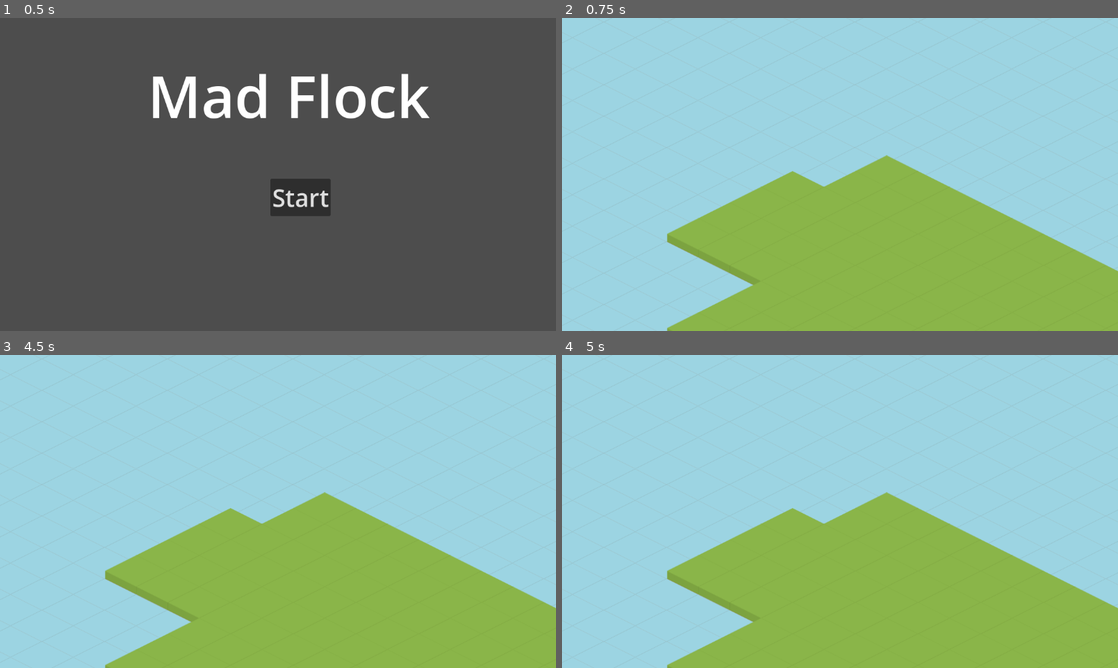
Above: before the commit, frames 1-4 (two rows, left to right).
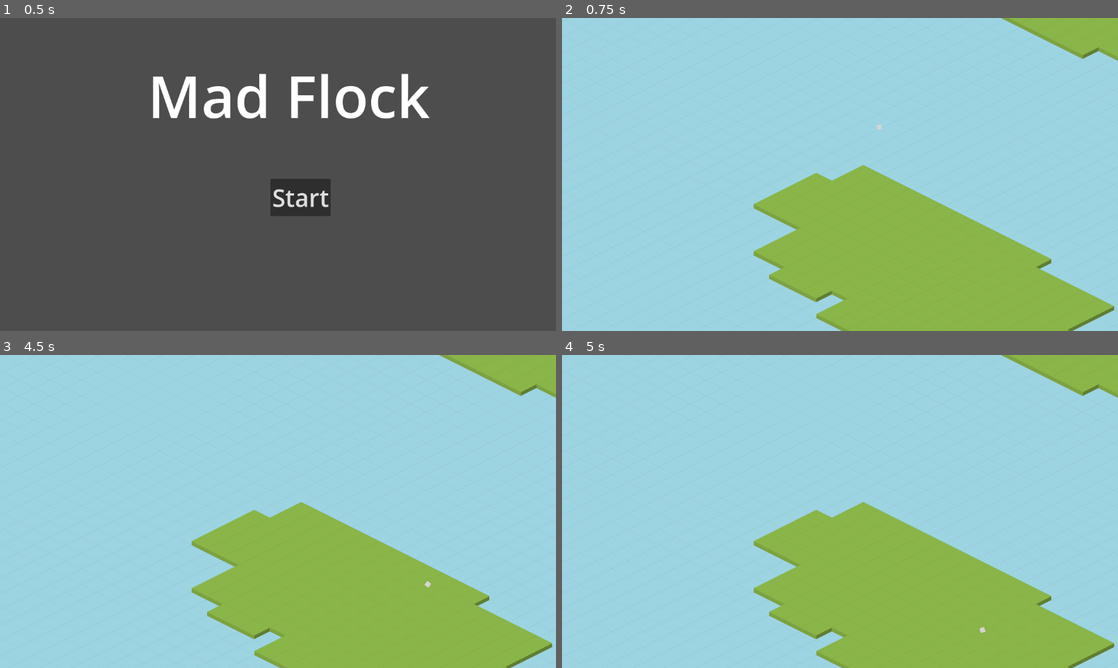
Above: after the commit, the same moments.

Repository: namatoj/nordicgamejam2024_seagull
Game: Godot game, scene res://scenes/title_screen.tscn
The game is run twice, just before and just after one commit, with the same random seed, the same clock (stepped at 60 frames per second) and the same inputs.
Inputs (mouse positions are in pixels of both pictures, inside the frame that each line leads up to):
- Up to frame 1 (0.5 s): no input
- Up to frame 2 (0.75 s): click "Start" at 0.5 s
- Up to frame 3 (4.5 s): tap Enter at 1.25, 2.75, 4.25 s; move the mouse to (400, 495) at 1.27 s; tap Space at 2, 3.5 s; move the mouse to (166, 527) at 2.02 s; move the mouse to (333, 442) at 2.77 s; move the mouse to (250, 574) at 3.52 s; move the mouse to (444, 558) at 4.27 s
- Up to frame 4 (5 s): no input

Frame 1 is identical in both runs. In frame 2, 13% of the frame differs, in the area x 18-100%, y 0-100%; in frame 3, 13%; in frame 4, 13%.

Commit message:
add flock to level

Diff:
--- a/entities/player_flock.tscn
+++ b/entities/player_flock.tscn
@@ -1,11 +1,10 @@
 [gd_scene load_steps=3 format=3 uid="uid://c424xis6gej4s"]
 
-[ext_resource type="Script" path="res://player_flock.gd" id="1_w3o8h"]
+[ext_resource type="Script" path="res://entities/player_flock.gd" id="1_brghv"]
 [ext_resource type="PackedScene" uid="uid://b4cqwo2ebvhwp" path="res://entities/seagull.tscn" id="2_ft5c6"]
 
 [node name="Player Flock" type="Node2D"]
-script = ExtResource("1_w3o8h")
-speed = 100
+script = ExtResource("1_brghv")
 metadata/_edit_group_ = true
 
 [node name="Seagull" parent="." instance=ExtResource("2_ft5c6")]
--- a/scenes/level_1.tscn
+++ b/scenes/level_1.tscn
@@ -1,6 +1,7 @@
-[gd_scene load_steps=2 format=3 uid="uid://dwo5n4s0u5xig"]
+[gd_scene load_steps=3 format=3 uid="uid://dwo5n4s0u5xig"]
 
 [ext_resource type="PackedScene" uid="uid://7lussdms2lva" path="res://scenes/tile_map.tscn" id="1_j1hdi"]
+[ext_resource type="PackedScene" uid="uid://c424xis6gej4s" path="res://entities/player_flock.tscn" id="2_0kmc0"]
 
 [node name="main" type="Node2D"]
 
@@ -9,3 +10,6 @@
 
 [node name="Camera2D" type="Camera2D" parent="."]
 position = Vector2(-97, 186)
+zoom = Vector2(0.5, 0.5)
+
+[node name="Player Flock" parent="." instance=ExtResource("2_0kmc0")]
